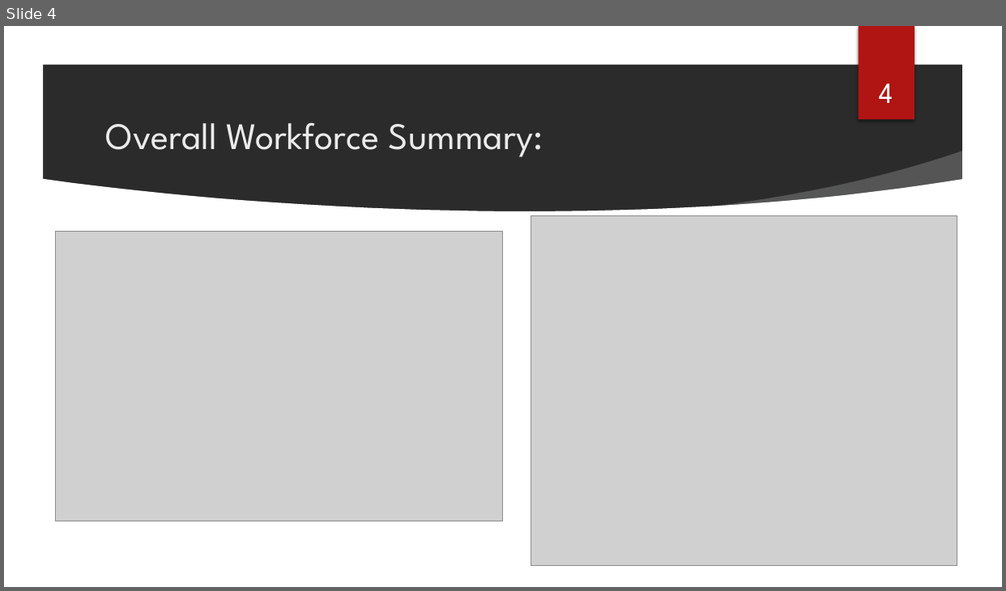
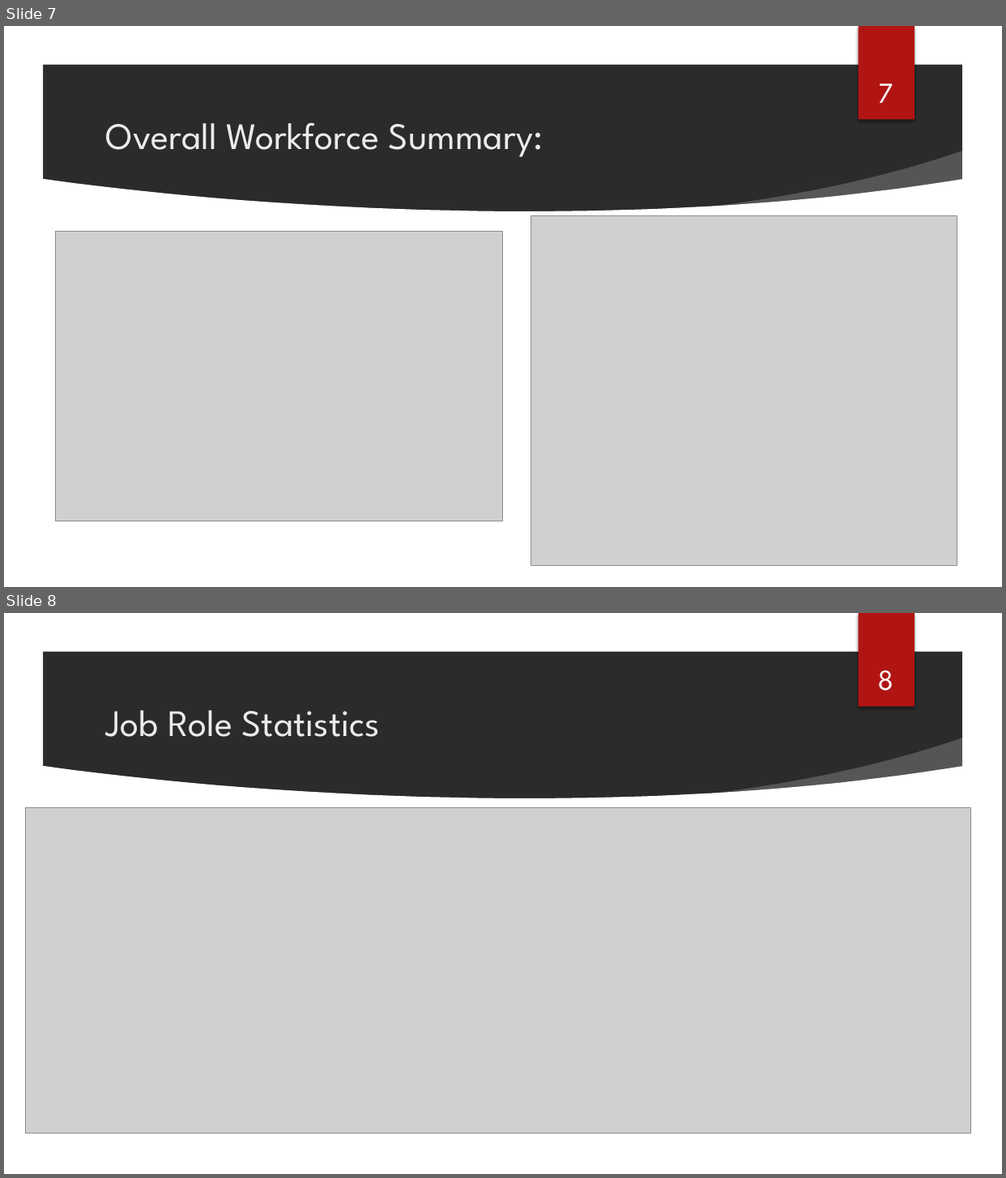
Before and after one commit to Ujustwaite/DDS_Case_Study_2, a slide deck: DraftPresentation.pptx. Shown one above the other, each under a label of ours: slide 4 before the commit, slides 7 and 8 after it. The pictures are 1006x591 and 1006x1178 pixels, drawn with LibreOffice and Linux fonts; fonts in the diff are those of the drawing; grey boxes stand for pictures; background and template pictures are left out; a plain dark background stands for a picture behind light text. Boxes give left, top, right and bottom in pixels: in the first picture for what was removed or moved away, otherwise in the second. Text is boxed around its words. In the diff, an @@ line names an element or a change of style, - is before the commit and + after.

```diff
--- a/DraftPresentation.pptx
+++ b/DraftPresentation.pptx
@@ slide 8 added at <box>4,613,1002,1174</box>, background picture (left out); not listed: 7 template elements that a slide beside it also shows @@
@@ page number added at <box>878,671,894,691</box>, 28 pt, text #FFFFFF @@
+8
@@ title added at <box>106,710,380,737</box>, 36 pt, text #EBEBEB @@
+Job Role Statistics
@@ picture added at <box>25,808,971,1134</box> @@
@@ what was slide 4 is now slide 7 @@
@@ page number at <box>878,84,893,103</box>: text changed @@
-4
+7
```
Also in this commit, not shown: 4 slides changed, 4 other slides added.
